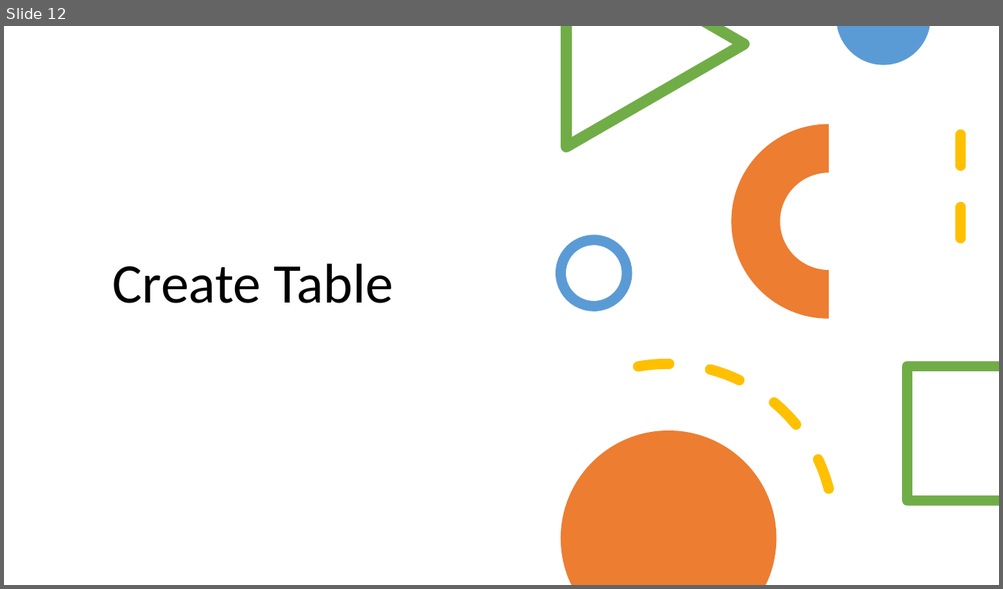
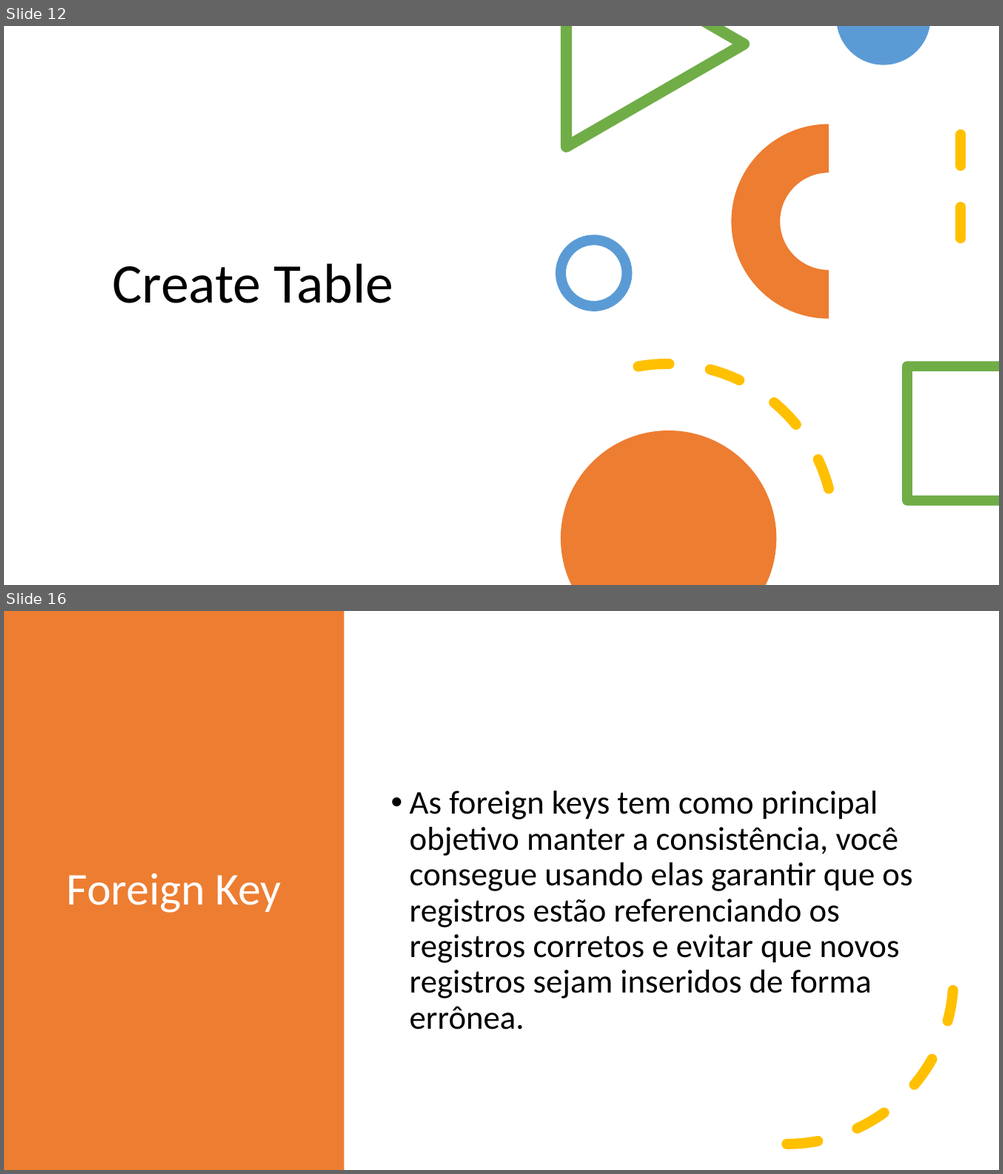
Before and after one commit to jhowjocker/becajava.pptaulasql, a slide deck: PPTSQL.pptx. Shown one above the other, each under a label of ours: slide 12 before the commit, slides 12 and 16 after it; the slides between them are not shown. The pictures are 1003x589 and 1003x1174 pixels, drawn with LibreOffice and Linux fonts; fonts in the diff are those of the drawing. Boxes give left, top, right and bottom in pixels: in the first picture for what was removed or moved away, otherwise in the second. Text is boxed around its words. In the diff, an @@ line names an element or a change of style, - is before the commit and + after.

```diff
--- a/PPTSQL.pptx
+++ b/PPTSQL.pptx
@@ slide 16 added at (4,611,999,1170), background #FFFFFF @@
@@ rectangle added at (4,611,344,1170), fill #ED7D31 @@
@@ text added at (410,791,912,1030), 32 pt, text #000000 @@
+• As foreign keys tem como principal objetivo manter a consistência, você consegue usando elas garantir que os registros estão referenciando os registros corretos e evitar que novos registros sejam inseridos de forma errônea.
@@ arc (boxed as its full ellipse) added at (620,812,954,1145), outline #FFC000 10 pt dashed @@
@@ title added at (67,873,281,913), 44 pt, text #FFFFFF @@
+Foreign Key
```
Also in this commit, not shown: 1 slide changed, 4 other slides added.
